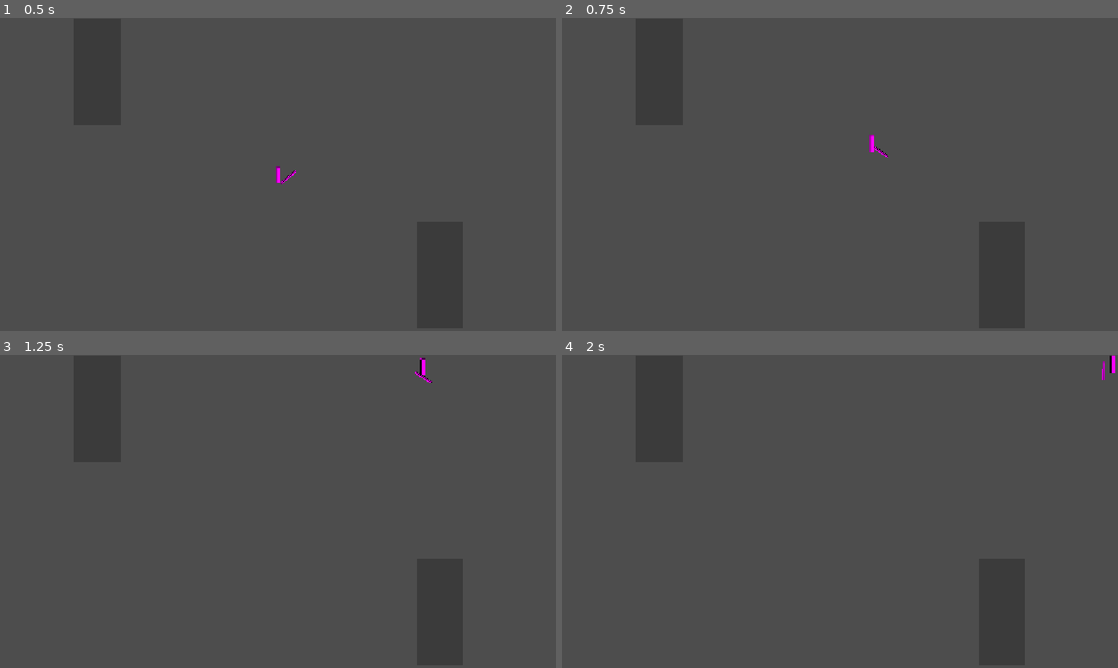
Above: before the commit, frames 1-4 (two rows, left to right).
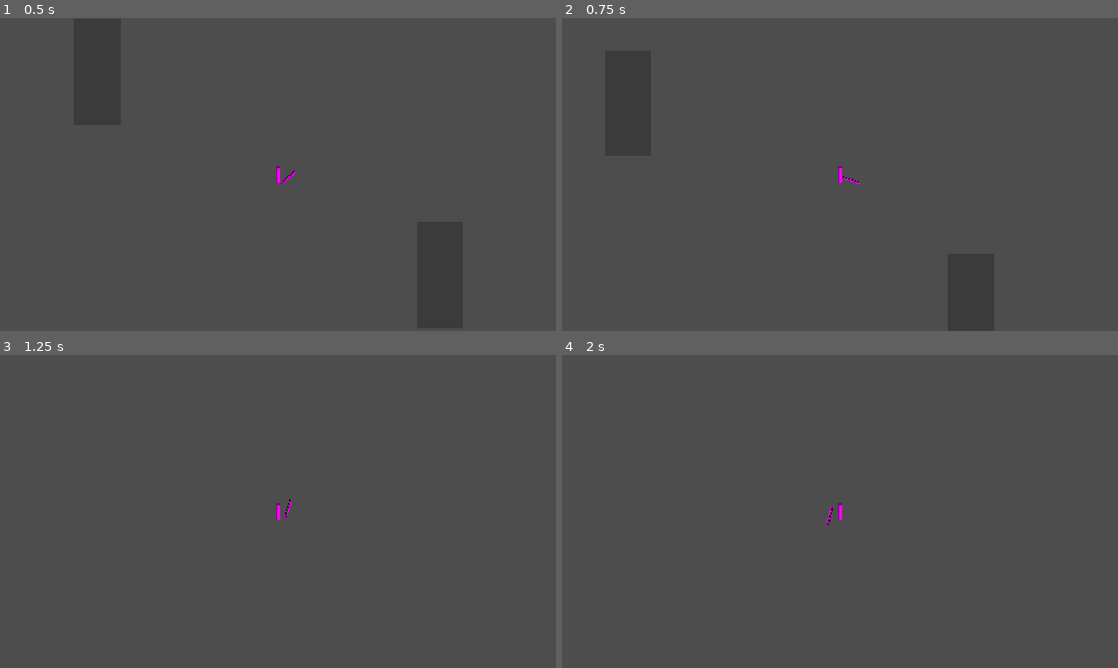
Above: after the commit, the same moments.

Repository: nakowalnut/cusga
Game: Godot game, scene res://room/room.tscn
Two runs of this game, one before a commit and one after it. Both use one fixed random seed, a clock stepped at 60 frames per second and the inputs below. This scene is started directly instead of the project's main scene. The engine's default icon, where the game draws it, is replaced by a stand-in: a white triangle on a blue panel in a dark square.
Inputs (mouse positions are in pixels of both pictures, inside the frame that each line leads up to):
- Up to frame 1 (0.5 s): no input
- Up to frame 2 (0.75 s): tap Enter at 0.5 s; move the mouse to (962, 158) at 0.52 s; hold D (move_right) from 0.53 s (still down); hold W (up) from 0.53 s (still down); click (962, 158) at 0.6 s
- Up to frame 3 (1.25 s): keep holding D (move_right); keep holding W (up)
- Up to frame 4 (2 s): keep holding D (move_right); move the mouse to (728, 527) at 1.27 s; release W (up) at 1.28 s; tap W (up) at 1.35, 1.52, 1.82 s; click (728, 527) at 1.55 s

Frame 1 is identical in both runs. In frame 2, 0.1% of the frame differs, in the area x 49-59%, y 37-54%; in frame 3, 0.2%, in the area x 49-78%, y 0-53%; in frame 4, 0.2%.

Commit message:
room敌人修复

Diff:
--- a/room/room.tscn
+++ b/room/room.tscn
@@ -1,60 +1,10 @@
 [gd_scene format=3 uid="uid://c8sqivq1b6gr8"]
 
 [ext_resource type="Script" uid="uid://7qygnd4f2x23" path="res://room/room.gd" id="1_tku2a"]
-[ext_resource type="Script" uid="uid://u4qbyupuxcf3" path="res://classes/Character/enemy.gd" id="2_wid0f"]
-[ext_resource type="Shader" uid="uid://h3n6mugc4rgw" path="res://shaders/受击.gdshader" id="3_158eg"]
+[ext_resource type="PackedScene" uid="uid://d2p4jo23pjljy" path="res://Scenes/Enemies/Slime.tscn" id="2_qx3y5"]
+[ext_resource type="PackedScene" uid="uid://soq6wbhlf35h" path="res://Scenes/Enemies/EnemyTest.tscn" id="3_fntg6"]
 [ext_resource type="PackedScene" uid="uid://bwbih2ig3yeia" path="res://Scenes/Player/player.tscn" id="4_et4wo"]
-[ext_resource type="Texture2D" uid="uid://bum5af3t0wy0e" path="res://assets/images/characters/slime/icon.png" id="4_t7mnq"]
-[ext_resource type="Texture2D" uid="uid://bdjpi3sfwblst" path="res://assets/images/characters/slime/icon-export.png" id="5_acpa7"]
-[ext_resource type="Script" uid="uid://dua2sujx6ct0d" path="res://classes/FieldOfView2D/FieldOfView2D.gd" id="6_ltqu5"]
-[ext_resource type="Script" uid="uid://dyp5hiohmgn1i" path="res://classes/CharacterState/state_machine.gd" id="7_ew6p8"]
-[ext_resource type="Script" uid="uid://dtjunbbhi11cp" path="res://classes/CharacterState/c_states/idle.gd" id="8_hhhe8"]
-[ext_resource type="Script" uid="uid://d3wjjimrma8i6" path="res://classes/CharacterState/c_states/attack.gd" id="9_ylgym"]
-[ext_resource type="Script" uid="uid://bcrvjymso8owa" path="res://classes/CharacterState/c_states/walk.gd" id="10_1f5bx"]
-[ext_resource type="Texture2D" uid="uid://ci0hxdk3t7nh0" path="res://icon.svg" id="11_158eg"]
 [ext_resource type="Texture2D" uid="uid://bxm80s3rbat5y" path="res://room/未标题.png" id="13_t7mnq"]
-
-[sub_resource type="ShaderMaterial" id="ShaderMaterial_6ybt5"]
-shader = ExtResource("3_158eg")
-shader_parameter/a = 0.0
-shader_parameter/c = Color(1, 0.75756776, 0.62100786, 1)
-
-[sub_resource type="CapsuleShape2D" id="CapsuleShape2D_vp0jb"]
-radius = 15.37
-height = 44.0
-
-[sub_resource type="PackedScene" id="PackedScene_wid0f"]
-_bundled = {
-"conn_count": 0,
-"conns": PackedInt32Array(),
-"editable_instances": [],
-"id_paths": [PackedInt32Array(), PackedInt32Array(), PackedInt32Array(), PackedInt32Array(), PackedInt32Array(), PackedInt32Array(), PackedInt32Array(), PackedInt32Array(), PackedInt32Array(), PackedInt32Array()],
-"names": PackedStringArray("Slime", "CharacterBody2D", "collision_layer", "collision_mask", "script", "max_health", "speed", "c_state_machine", "metadata/_custom_type_script", "Icon", "Sprite2D", "material", "scale", "texture", "Sprite2D", "Sprite2D", "z_index", "texture", "AnimationPlayer", "AnimationPlayer", "CollisionShape2D", "CollisionShape2D", "rotation", "shape", "AnimationPlayer", "AnimationPlayer", "FieldOfView2D", "Area2D", "script", "angle", "auto_rotate", "rotation_speed", "debug_draw", "metadata/_custom_type_script", "StateMachine", "Node", "script", "character", "metadata/_custom_type_script", "IdleState", "Node", "script", "metadata/_custom_type_script", "AttackState", "Node", "script", "metadata/_custom_type_script", "WalkState", "Node", "script", "metadata/_custom_type_script"),
-"node_count": 11,
-"node_ids": PackedInt32Array(184754201, 667542661, 820290814, 401103608, 279340720, 755076256, 1236281263, 2109086002, 1549762411, 778704503, 226734607),
-"node_paths": [NodePath("."), NodePath("./Icon"), NodePath("./Icon"), NodePath("."), NodePath("."), NodePath("."), NodePath("."), NodePath("./StateMachine"), NodePath("./StateMachine"), NodePath("./StateMachine")],
-"nodes": PackedInt32Array(-1, -1, 1, 0, -1, 7, 2, 0, 3, 1, 4, 2, 5, 3, 6, 4, 1073741831, 5, 8, 6, 0, 1073741824, 0, 10, 9, -1, 3, 11, 7, 12, 8, 13, 9, 0, 1073741825, 0, 15, 14, -1, 2, 16, 10, 17, 11, 0, 1073741826, 0, 19, 18, -1, 0, 0, 1073741827, 0, 21, 20, -1, 2, 22, 12, 23, 13, 0, 1073741828, 0, 25, 24, -1, 0, 0, 1073741829, 0, 27, 26, -1, 6, 28, 14, 29, 15, 30, 16, 31, 17, 32, 18, 33, 19, 0, 1073741830, 0, 35, 34, -1, 3, 36, 20, 1073741861, 21, 38, 22, 0, 1073741831, 0, 40, 39, -1, 2, 41, 23, 42, 24, 0, 1073741832, 0, 44, 43, -1, 2, 45, 25, 46, 26, 0, 1073741833, 0, 48, 47, -1, 2, 49, 27, 50, 28, 0),
-"variants": [4, 4, ExtResource("2_wid0f"), 25.0, 30.0, NodePath("StateMachine"), "uid://u4qbyupuxcf3", SubResource("ShaderMaterial_6ybt5"), Vector2(0.52, 0.52), ExtResource("4_t7mnq"), -1, ExtResource("5_acpa7"), 1.5707964, SubResource("CapsuleShape2D_vp0jb"), ExtResource("6_ltqu5"), 180.0, true, 100.96, true, "uid://dua2sujx6ct0d", ExtResource("7_ew6p8"), NodePath(".."), "uid://dyp5hiohmgn1i", ExtResource("8_hhhe8"), "uid://dtjunbbhi11cp", ExtResource("9_ylgym"), "uid://d3wjjimrma8i6", ExtResource("10_1f5bx"), "uid://bcrvjymso8owa"],
-"version": 3
-}
-
-[sub_resource type="RectangleShape2D" id="RectangleShape2D_uape3"]
-size = Vector2(127, 126)
-
-[sub_resource type="PackedScene" id="PackedScene_t7mnq"]
-_bundled = {
-"conn_count": 0,
-"conns": PackedInt32Array(),
-"editable_instances": [],
-"id_paths": [PackedInt32Array(), PackedInt32Array()],
-"names": PackedStringArray("Enemy", "CharacterBody2D", "collision_layer", "collision_mask", "script", "metadata/_custom_type_script", "Sprite2D", "Sprite2D", "texture", "CollisionShape2D", "CollisionShape2D", "position", "shape"),
-"node_count": 3,
-"node_ids": PackedInt32Array(287965457, 1026741012, 1803169254),
-"node_paths": [NodePath("."), NodePath(".")],
-"nodes": PackedInt32Array(-1, -1, 1, 0, -1, 4, 2, 0, 3, 1, 4, 2, 5, 3, 0, 1073741824, 0, 7, 6, -1, 1, 8, 4, 0, 1073741825, 0, 10, 9, -1, 2, 11, 5, 12, 6, 0),
-"variants": [4, 6, ExtResource("2_wid0f"), "uid://couuhdcbsiyre", ExtResource("11_158eg"), Vector2(-0.5, 0), SubResource("RectangleShape2D_uape3")],
-"version": 3
-}
 
 [sub_resource type="WorldBoundaryShape2D" id="WorldBoundaryShape2D_tku2a"]
 normal = Vector2(-1, 0)
@@ -76,12 +26,9 @@
 [node name="room" type="Node2D" unique_id=518830409]
 y_sort_enabled = true
 script = ExtResource("1_tku2a")
-enemy_scenes = Array[PackedScene]([SubResource("PackedScene_wid0f"), SubResource("PackedScene_t7mnq")])
+enemy_scenes = Array[PackedScene]([ExtResource("2_qx3y5"), ExtResource("3_fntg6")])
 enemy_count = 6
 max_per_type = 3
-metadata/_edit_lock_ = true
-
-[node name="Camera2D" type="Camera2D" parent="." unique_id=1461709971]
 metadata/_edit_lock_ = true
 
 [node name="enemy_spawn_point" type="Node2D" parent="." unique_id=1592720160]
